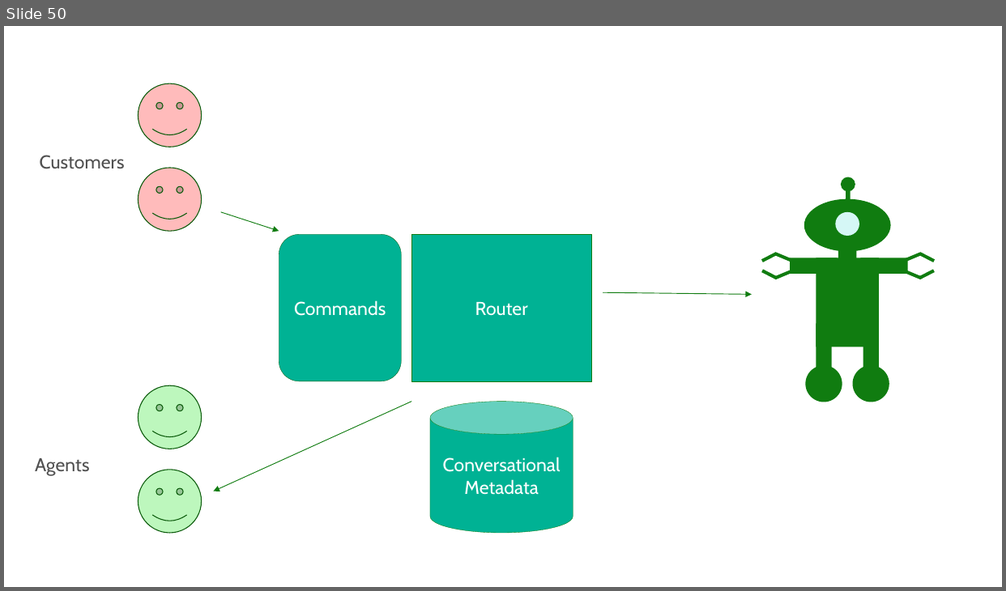
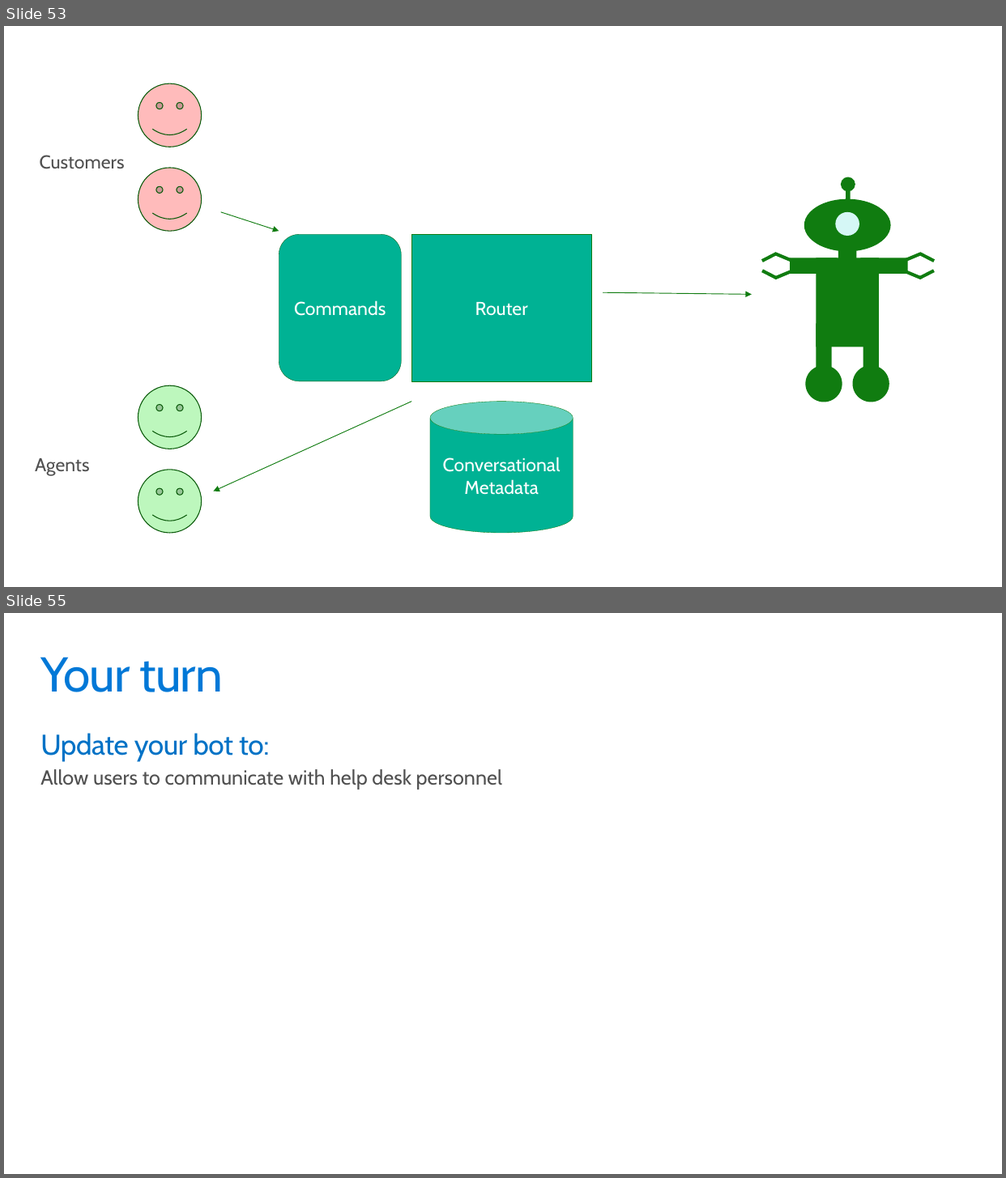
Before and after one commit to GeekTrainer/help-desk-bot-lab, a slide deck: Slides/7 - Handoff to Human.pptx. Shown one above the other, each under a label of ours: slide 50 before the commit, slides 53 and 55 after it; the slides between them are not shown. The pictures are 1006x591 and 1006x1178 pixels, drawn with LibreOffice and Linux fonts; fonts in the diff are those of the drawing. Boxes give left, top, right and bottom in pixels: in the first picture for what was removed or moved away, otherwise in the second. Text is boxed around its words. In the diff, an @@ line names an element or a change of style, - is before the commit and + after.

```diff
--- a/Slides/7 - Handoff to Human.pptx
+++ b/Slides/7 - Handoff to Human.pptx
@@ slide 55 added at box(4, 613, 1002, 1174), background #FFFFFF @@
@@ title added at box(40, 657, 223, 692), 48 pt, text #0078D7 @@
+Your turn
@@ text added at box(40, 733, 502, 790), 20 pt, text #505050 @@
+Update your bot to:
+  Allow users to communicate with help desk personnel
@@ what was slide 50 is now slide 53 @@
```
Also in this commit, not shown: 10 slides changed, 4 other slides added, 1 slide removed, 3 other files.
